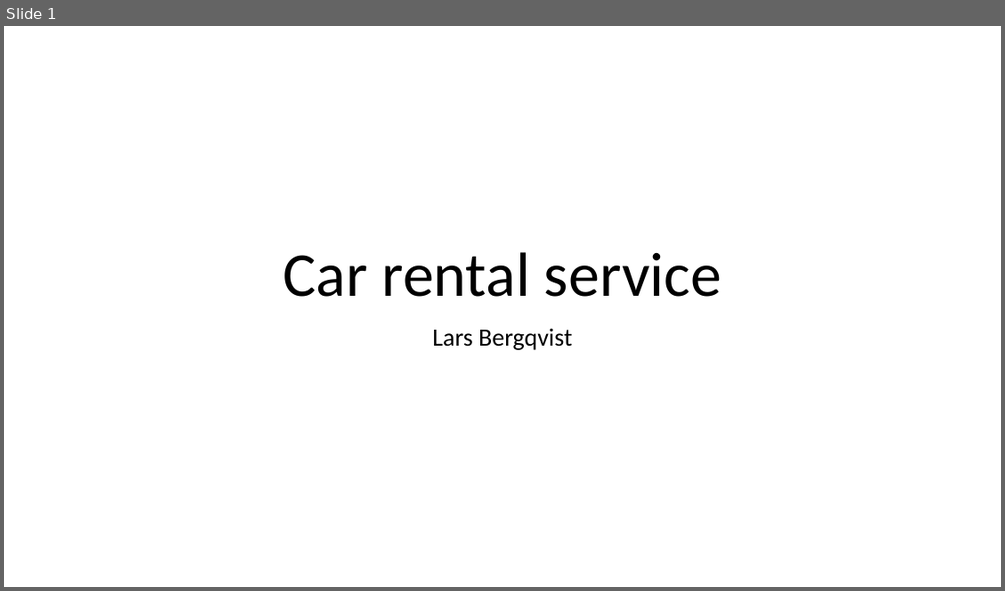
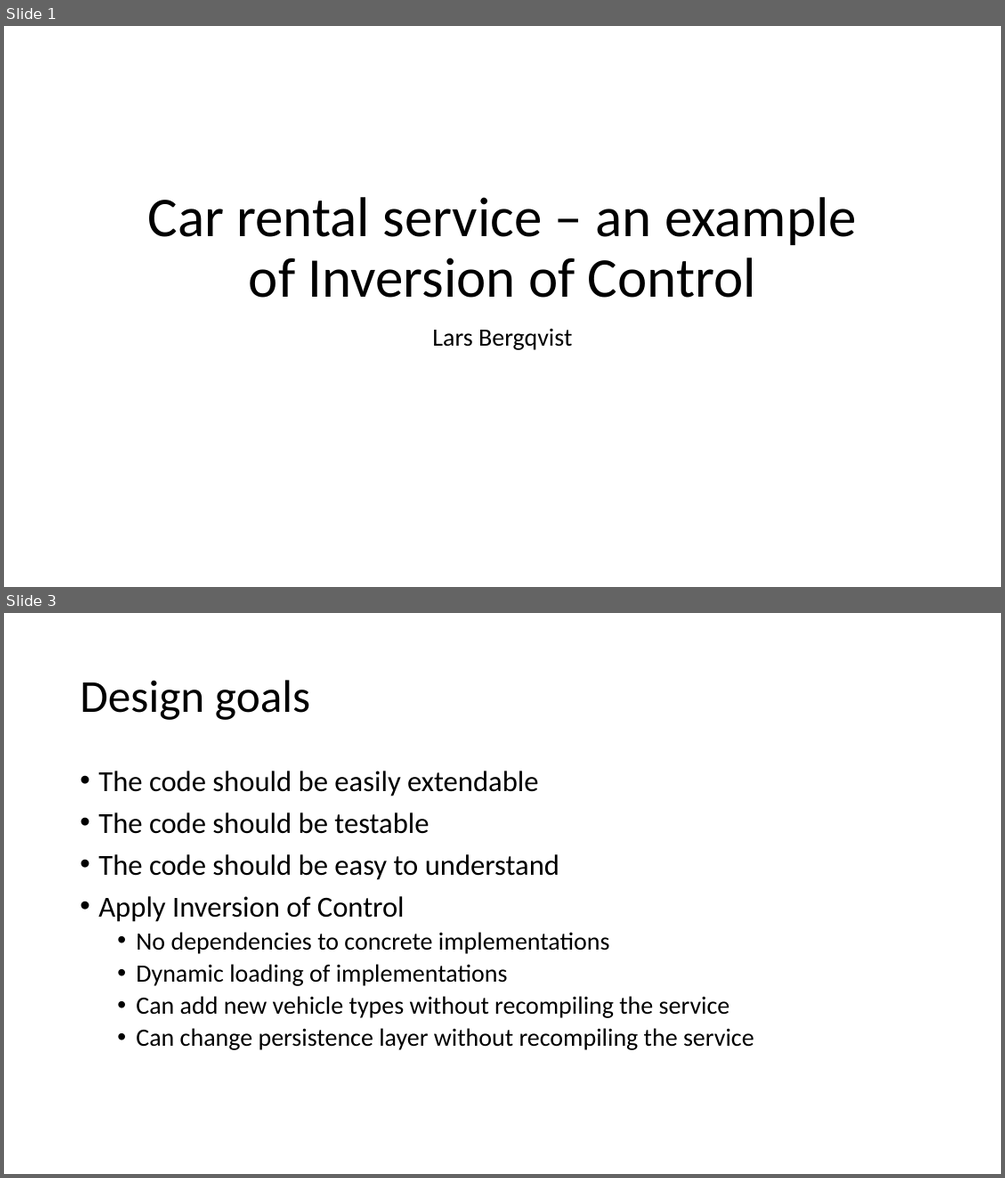
Before and after one commit to LarsBergqvist/CarRentalService, a slide deck: CarRentalService - Lars Bergqvist.pptx. Shown one above the other, each under a label of ours: slide 1 before the commit, slides 1 and 3 after it; the slides between them are not shown. The pictures are 1005x591 and 1005x1178 pixels, drawn with LibreOffice and Linux fonts; fonts in the diff are those of the drawing. Boxes give left, top, right and bottom in pixels: in the first picture for what was removed or moved away, otherwise in the second. Text is boxed around its words. In the diff, an @@ line names an element or a change of style, - is before the commit and + after.

```diff
--- a/CarRentalService - Lars Bergqvist.pptx
+++ b/CarRentalService - Lars Bergqvist.pptx
@@ slide 3 added at bbox=[4, 613, 1001, 1174], background #FFFFFF @@
@@ title added at bbox=[80, 680, 310, 720], 44 pt, text #000000 @@
+Design goals
@@ text added at bbox=[98, 771, 754, 1050], 24 pt, text #000000 @@
+• The code should be easily extendable
+• The code should be testable
+• The code should be easy to understand
+• Apply Inversion of Control
+  • No dependencies to concrete implementations
+  • Dynamic loading of implementations
+  • Can add new vehicle types without recompiling the service
+  • Can change persistence layer without recompiling the service
@@ slide 1 changed as well @@
@@ title at bbox=[148, 197, 857, 297]: text changed; size 60 to 54 pt @@
-Car rental service
+Car rental service – an example of Inversion of Control
```
Also in this commit, not shown: 9 other slides changed, 3 other slides added, 3 slides removed, 1 other file.
